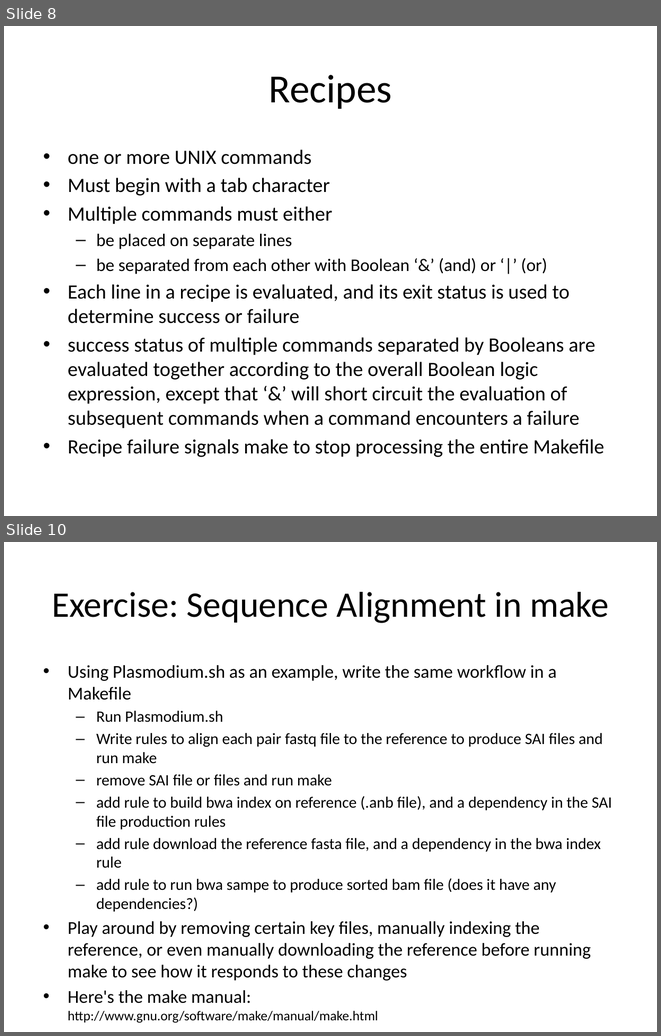
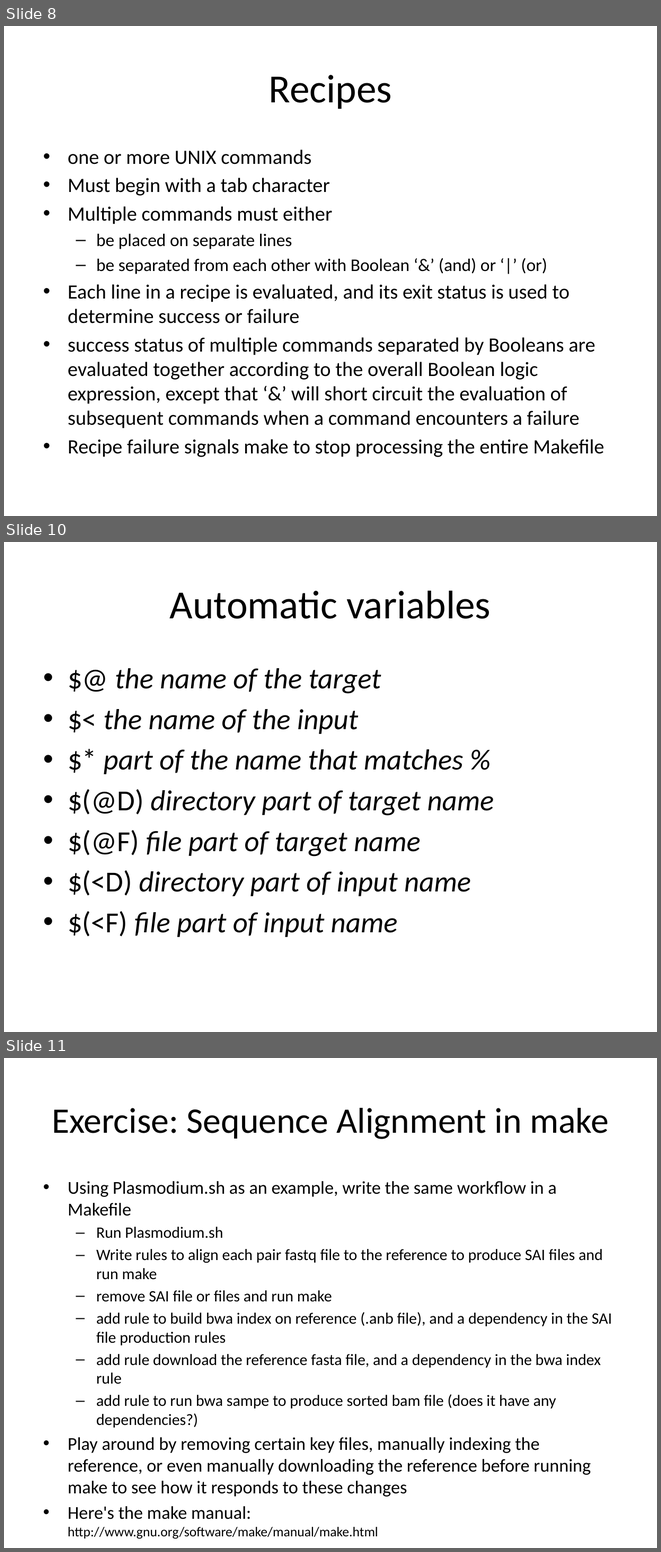
Before and after one commit to rvosa/ngs-workflows, a slide deck: doc/slides/day3/session2/Make.pptx. Shown one above the other, each under a label of ours: slides 8 and 10 before the commit, slides 8, 10 and 11 after it; the slides between them are not shown. The pictures are 661x1036 and 661x1552 pixels, drawn with LibreOffice and Linux fonts; fonts in the diff are those of the drawing. Boxes give left, top, right and bottom in pixels: in the first picture for what was removed or moved away, otherwise in the second. Text is boxed around its words. In the diff, an @@ line names an element or a change of style, - is before the commit and + after.

```diff
--- a/doc/slides/day3/session2/Make.pptx
+++ b/doc/slides/day3/session2/Make.pptx
@@ slide 10 added at [4,542,657,1032], background #FFFFFF @@
@@ title added at [170,590,491,619], 44 pt, text #000000 @@
+Automatic variables
@@ text added at [68,668,494,937], 32 pt, text #000000, italic @@
+• $@ the name of the target
+• $< the name of the input
+• $* part of the name that matches %
+• $(@D) directory part of target name
+• $(@F) file part of target name
+• $(<D) directory part of input name
+• $(<F) file part of input name
@@ what was slide 10 is now slide 11 @@
```
Also in this commit, not shown: 5 slides changed, 1 slide removed, 3 other files.
